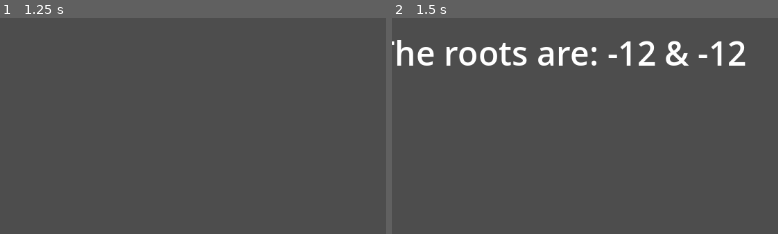
Above: before the commit, frames 1-2 (left to right).
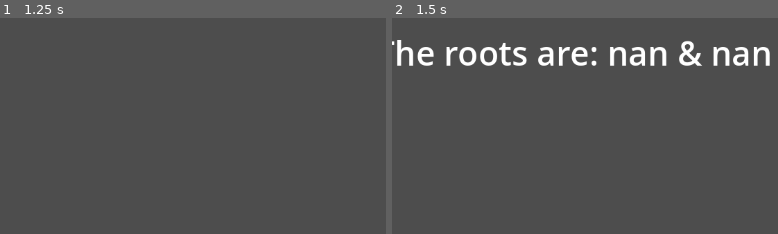
Above: after the commit, the same moments.

Repository: janssen-r/game-design-1
Game: Godot game, scene res://LangDocs/prog_58b.tscn
Two runs of this game, one before a commit and one after it. Both use one fixed random seed, a clock stepped at 60 frames per second and the inputs below. The project has no main scene, so this scene is started directly.
Inputs (mouse positions are % of the whole screen's width and height, from its top left):
- Up to frame 1 (1.25 s): click (22, 10) at 0.52 s; type "12" at 0.6 s; click (22, 29) at 0.75 s; type "12" at 0.83 s; click (22, 49) at 0.98 s; type "12" at 1.07 s
- Up to frame 2 (1.5 s): click "Calculate" at 1.25 s
The pictures show only the part of the screen within x 36-86%, y 0-50%; the shares and areas given below are measured in that part.

Frame 1 is identical in both runs. In frame 2, 2.5% of the frame differs, in the area x 55-98%, y 10-23%.

Commit message:
Update 9/24

Diff:
--- a/prog_58b.gd
+++ b/prog_58b.gd
@@ -4,8 +4,8 @@
 	var numA = int($txtA.text)
 	var numB = int($txtB.text)
 	var numC = int($txtC.text)
-	var root1 = (-numB + (numB**2 - 4 * numA * numC)**(1/2) / 2*numA)
-	var root2 = (-numB - (numB**2 - 4 * numA * numC)**(1/2) / 2*numA)
+	var root1 = (-numB + (sqrt(numB**2 - 4 * numA * numC) / 2 * numA))
+	var root2 = (-numB - (sqrt(numB**2 - 4 * numA * numC) / 2 * numA))
 
 	$lblOutput.text = "The roots are: " + str(root1) + " & " + str(root2)
 
